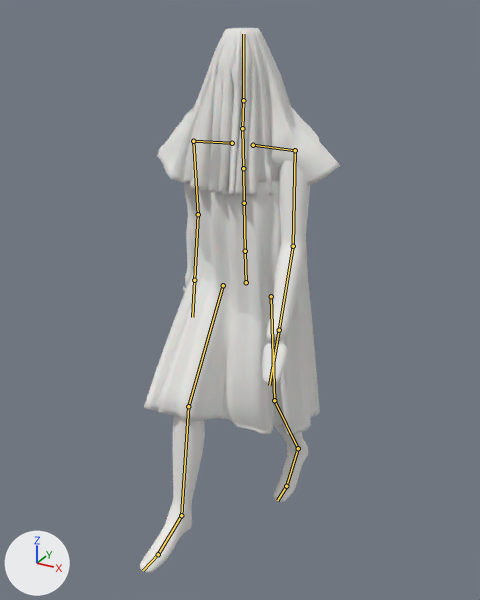
The Blender file SourceArt/TallerFinal/SN-01_Sonador.blend, before and after one commit.
Before and after are seen from a 50 mm lens placed at (0.962, -1.792, 1.708), pointed at (0.009, -0.059, 0.841). Arrows for +X, +Y and +Z are at lower left; the lights stay in place. The picture after the commit comes second. Both versions are drawn at frame 15 of the action 'Walk'; the numbers are the values there. The bones that bend it are drawn over the model as lines.

Objects in the first picture: 'SN_Body', 'SN_Tunic', 'SN_Veil'.
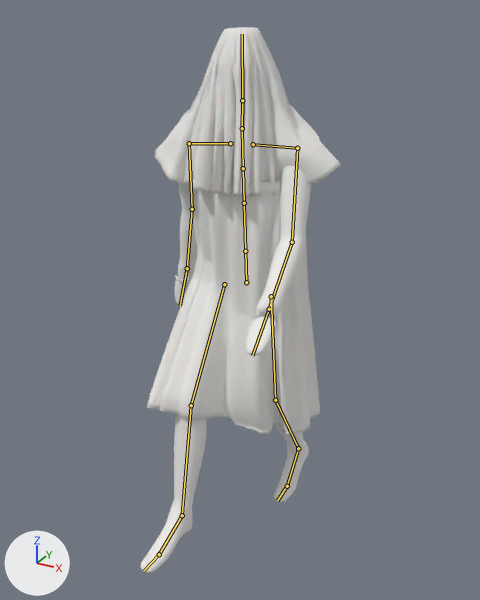
The change in detail:
Bone 'Hips' (bone_hips) moves from (0.0, -0.071, -0.003) to (0.002, -0.07, -0.003).
Bone 'Hips' (bone_hips) turns from (4, -5, 1) to (4, -8, 1) degrees about its own x, y and z.
Bone 'Spine' (bone_spine) turns from (0, 0, -2) to (0, 4, -2) degrees about its own x, y and z.
Bone 'Chest' (bone_chest) turns from (-1, 7, 0) to (-1, 11, 0) degrees about its own x, y and z.
Bone 'UpperChest' (bone_upperchest) turns from (-5, 0, 0) to (-6, 4, 0) degrees about its own x, y and z.
Bone 'Neck' (bone_neck) turns from (-4, 0, 0) to (-5, 0, -2) degrees about its own x, y and z.
Bone 'Head' (bone_head) turns from (8, 0, 0) to (9, -6, 0) degrees about its own x, y and z.
Bone 'LeftUpperArm' (bone_leftupperarm) turns from (-41, -5, -14) to (-42, -9, -24) degrees about its own x, y and z.
Bone 'LeftLowerArm' (bone_leftlowerarm) turns from (3, 0, -22) to (3, 1, -37) degrees about its own x, y and z.
Bone 'RightUpperArm' (bone_rightupperarm) turns from (-40, -7, -19) to (-34, -9, -28) degrees about its own x, y and z.
Bone 'RightHand' (bone_righthand) turns from (0, 0, 0) to (0, 0, 9) degrees about its own x, y and z.
Bone 'RightUpperLeg' (bone_rightupperleg) turns from (37, -1, 2) to (37, -1, 3) degrees about its own x, y and z.
Bone 'RightLowerLeg' (bone_rightlowerleg) turns from (-21, -1, -3) to (-18, -1, -4) degrees about its own x, y and z.

Changed parts and their boxes (x1, y1, x2, y2) in the pictures (480 x 600 px):
'SN_Tunic', posed
    before: (144, 180, 320, 435)
    after: (147, 180, 320, 435)
'SN_Veil', posed
    before: (158, 28, 340, 197)
    after: (155, 27, 341, 197)
'SN_Body', posed (7% taller)
    before: (140, 160, 310, 573)
    after: (140, 133, 311, 573)
bone 'Neck', root to tip
    before: (242, 128) to (243, 100)
    after: (242, 128) to (242, 100)
bone 'Head', root to tip
    before: (243, 100) to (243, 34)
    after: (242, 100) to (242, 34)
bone 'LeftUpperArm', root to tip
    before: (295, 150) to (293, 246)
    after: (297, 148) to (292, 242)
bone 'LeftLowerArm', root to tip
    before: (293, 246) to (279, 330)
    after: (292, 242) to (269, 309)
bone 'RightUpperArm', root to tip
    before: (193, 141) to (198, 214)
    after: (189, 143) to (192, 209)
bone 'RightHand', root to tip
    before: (194, 280) to (192, 317)
    after: (187, 268) to (180, 305)
bone 'RightUpperLeg', root to tip
    before: (223, 285) to (188, 406)
    after: (224, 284) to (191, 405)
bone 'RightLowerLeg', root to tip
    before: (188, 406) to (181, 515)
    after: (191, 405) to (182, 515)
